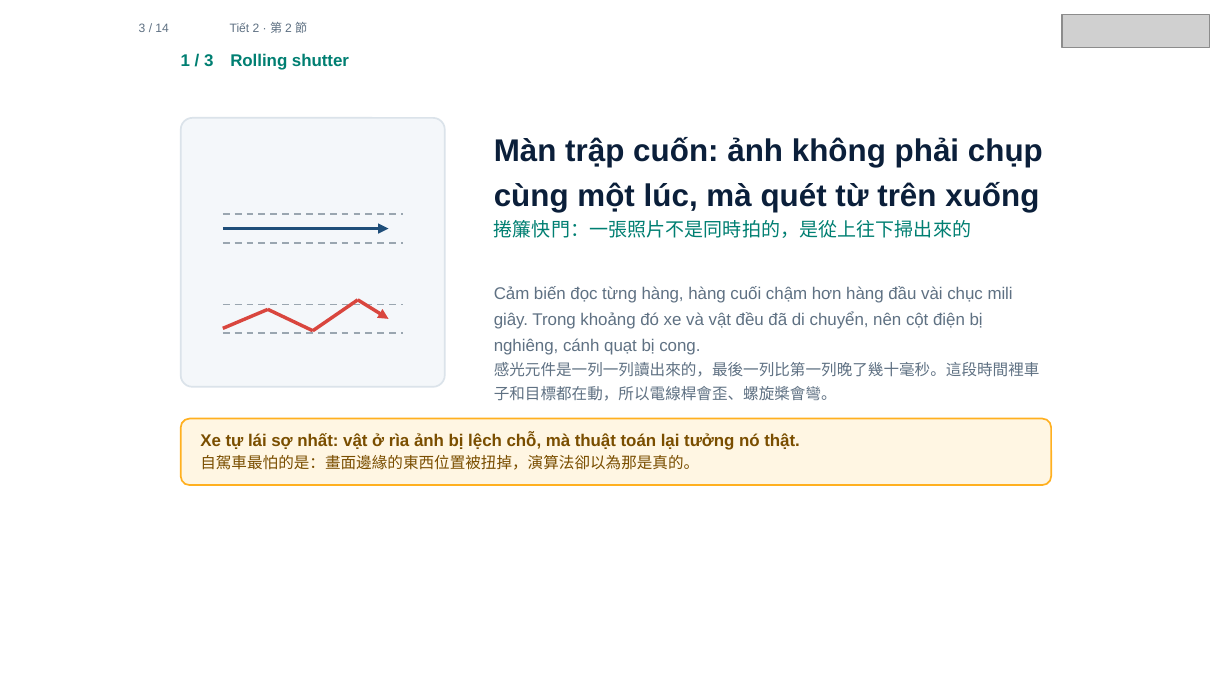
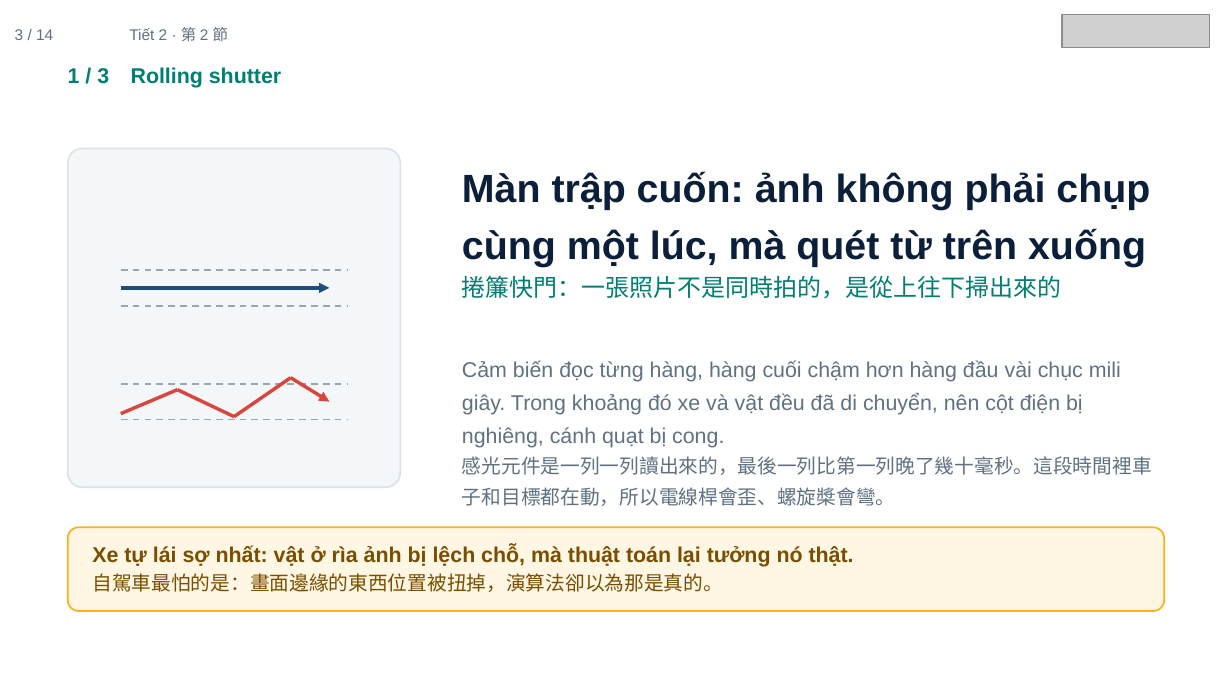
Before and after one commit to ch-neural/MITUST-Principles-of-Self-Driving-Cars, a slide deck: slide 3 of 第五週(10-08)/第五週_第2節_簡報.pptx. Drawn at 1232x693 pixels with LibreOffice and Linux fonts; fonts in the diff are those of the drawing; grey boxes stand for pictures. Boxes give left, top, right and bottom in pixels: in the first picture for what was removed or moved away, otherwise in the second. Text is boxed around its words. In the diff, an @@ line names an element or a change of style, - is before the commit and + after.

```diff
--- a/第五週(10-08)/第五週_第2節_簡報.pptx
+++ b/第五週(10-08)/第五週_第2節_簡報.pptx
@@ text "3 / 14" at (15,29,53,40): size 7.1 to 9 pt @@
@@ text "3 / 14": place and size @@
-text "3 / 14" at (139,23,168,32)
+text "3 / 14" at (15,29,53,40)
@@ text "Tiết 2 · 第 2 ...": place and size @@
-text "Tiết 2 · 第 2 ..." at (230,22,307,33)
+text "Tiết 2 · 第 2 ..." at (129,27,228,41)
@@ text "Tiết 2 · 第 2 ..." at (129,27,228,41): size 7.1 to 9 pt @@
@@ text "1 / 3 Rolling shutter": place and size @@
-text "1 / 3 Rolling shutter" at (181,53,349,70)
+text "1 / 3 Rolling shutter" at (68,67,281,88)
@@ text "1 / 3 Rolling shutter" at (68,67,281,88): size 9.9 to 12.5 pt @@
@@ rounded rectangle: place and size @@
-rounded rectangle at (181,118,445,387)
+rounded rectangle at (68,149,400,488)
@@ text "Màn trập cuốn: ảnh không ...": place and size @@
-text "Màn trập cuốn: ảnh không ..." at (494,137,1043,238)
+text "Màn trập cuốn: ảnh không ..." at (462,171,1150,299)
@@ text "Màn trập cuốn: ảnh không ..." at (462,171,1150,299): size 18.3 to 23 pt in "Màn trập cuốn: ảnh không phải chụp ..."; size 11.1 to 14 pt in "捲簾快門：一張照片不是同時拍的，是從上往下掃出來的" @@
@@ line moved from (223, 214) - (403, 214) to (121, 270) - (347, 270) @@
@@ arrow moved from (223, 229) - (388, 229) to (121, 288) - (329, 288) @@
@@ line moved from (223, 243) - (403, 243) to (121, 306) - (347, 306) @@
@@ text "Cảm biến đọc từng hàng, ...": place and size @@
-text "Cảm biến đọc từng hàng, ..." at (494,286,1040,401)
+text "Cảm biến đọc từng hàng, ..." at (462,360,1152,506)
@@ text "Cảm biến đọc từng hàng, ..." at (462,360,1152,506): size 9.9 to 12.5 pt in "Cảm biến đọc từng hàng, hàng cuối ..."; size 9.1 to 11.5 pt in "感光元件是一列一列讀出來的，最後一列比第一列晚了幾十毫秒。這段時間裡車子和目標都在動，所以電線桿會歪、螺旋槳會彎。" @@
@@ line moved from (223, 304) - (403, 304) to (121, 383) - (347, 383) @@
@@ line moved from (223, 329) - (267, 309) to (121, 414) - (177, 389) @@
@@ line moved from (267, 309) - (313, 330) to (177, 389) - (234, 416) @@
@@ line moved from (313, 330) - (357, 299) to (234, 416) - (291, 378) @@
@@ arrow moved from (357, 299) - (388, 319) to (291, 378) - (329, 402) @@
@@ line moved from (223, 333) - (403, 333) to (121, 420) - (347, 420) @@
@@ rounded rectangle: place and size @@
-rounded rectangle at (181,419,1052,485)
+rounded rectangle at (68,527,1164,611)
@@ text "Xe tự lái sợ nhất: ...": place and size @@
-text "Xe tự lái sợ nhất: ..." at (200,432,799,470)
+text "Xe tự lái sợ nhất: ..." at (92,545,854,592)
@@ text "Xe tự lái sợ nhất: ..." at (92,545,854,592): size 9.9 to 12.5 pt in "Xe tự lái sợ nhất: vật ở ..."; size 9.1 to 11.5 pt in "自駕車最怕的是：畫面邊緣的東西位置被扭掉，演算法卻以為那是真的。" @@
```
Also in this commit, not shown: 13 other slides changed, 3 other files.
